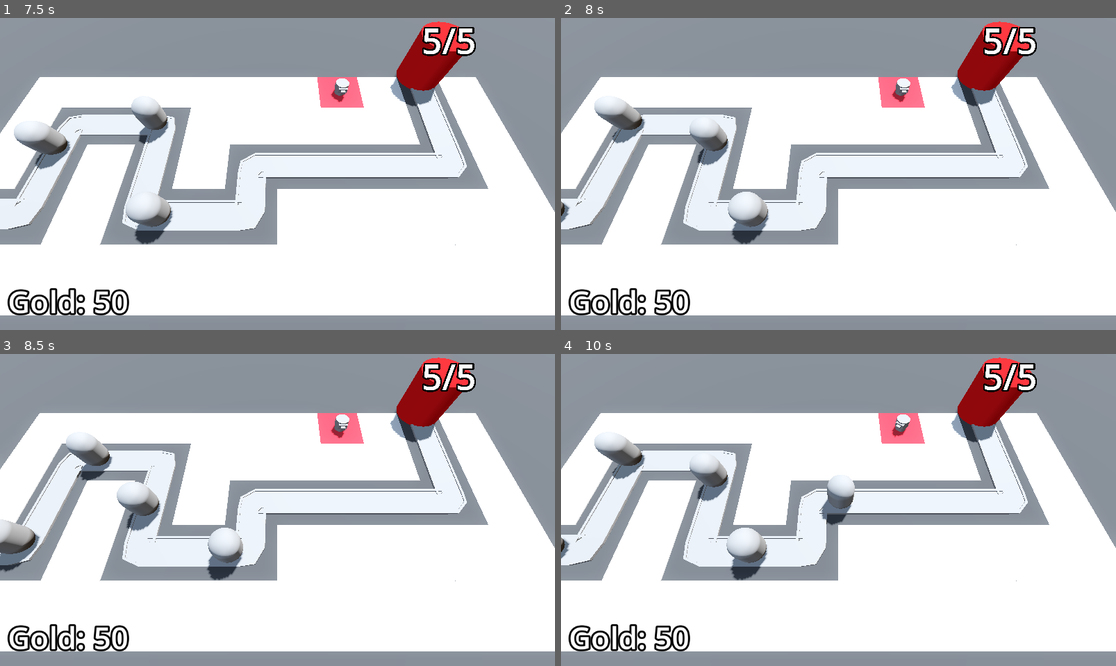
Above: before the commit, frames 1-4 (two rows, left to right).
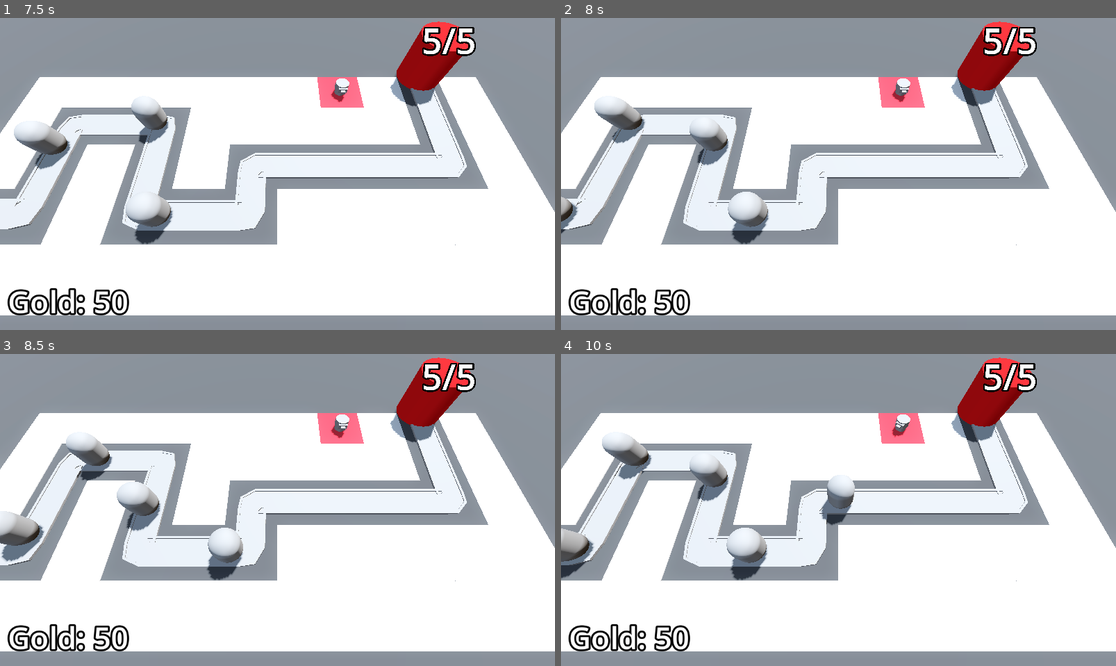
Above: after the commit, the same moments.

Repository: ecnivs/arcade
Game: Godot game, scene res://BaseLevel.tscn
Same seed, same stepped clock (60 frames per second), same inputs: the game is played once before the commit and once after it.
Inputs (mouse positions are in pixels of both pictures, inside the frame that each line leads up to):
- Up to frame 1 (7.5 s): tap Enter at 0.5 s; move the mouse to (399, 158) at 0.52 s; press the mouse at (399, 158) at 0.53 s; tap Space at 1.25 s; move the mouse to (166, 189) at 1.27 s; release the mouse at (166, 189) at 1.28 s; click (166, 189) at 1.35 s; move the mouse to (333, 105) at 2.02 s; press the mouse at (333, 105) at 2.03 s; move the mouse to (249, 236) at 2.77 s; release the mouse at (249, 236) at 2.78 s; click (249, 236) at 2.85 s; move the mouse to (444, 220) at 3.52 s; press the mouse at (444, 220) at 3.53 s; move the mouse to (111, 127) at 4.27 s; release the mouse at (111, 127) at 4.28 s; click (111, 127) at 4.35 s; move the mouse to (305, 174) at 5.02 s; press the mouse at (305, 174) at 5.03 s; move the mouse to (194, 96) at 5.77 s; release the mouse at (194, 96) at 5.78 s; click (194, 96) at 5.85 s; move the mouse to (399, 158) at 6.52 s; press the mouse at (399, 158) at 6.53 s; move the mouse to (166, 189) at 7.27 s; release the mouse at (166, 189) at 7.28 s; click (166, 189) at 7.35 s
- Up to frame 2 (8 s): no input
- Up to frame 3 (8.5 s): move the mouse to (333, 441) at 8.02 s; press the mouse at (333, 441) at 8.03 s
- Up to frame 4 (10 s): move the mouse to (810, 572) at 8.77 s; release the mouse at (810, 572) at 8.78 s; click (810, 572) at 8.85 s; move the mouse to (1005, 556) at 9.52 s; press the mouse at (1005, 556) at 9.53 s

Frame 1 is identical in both runs. In frame 2, 0.2% of the frame differs, in the area x 0-4%, y 57-70%; in frame 3, 0.8%; in frame 4, 1.2%, in the area x 0-17%, y 26-72%.

Commit message:
add adaptive spawn time

Diff:
--- a/tower-defense/BaseLevel.tscn
+++ b/tower-defense/BaseLevel.tscn
@@ -8,6 +8,8 @@
 [ext_resource type="Script" uid="uid://m6c7edhi1037" path="res://turret_manager.gd" id="5_cwwxe"]
 [ext_resource type="PackedScene" uid="uid://0vgchql5q7ct" path="res://Turret/turret.tscn" id="6_ufkdr"]
 [ext_resource type="Script" uid="uid://cmheh80ad3q0e" path="res://bank.gd" id="8_tv3th"]
+[ext_resource type="PackedScene" uid="uid://dmqs6k8gqo82b" path="res://DifficultyManager/difficulty_manager.tscn" id="9_now27"]
+[ext_resource type="Script" uid="uid://dctjchp1fkprx" path="res://DifficultyManager/difficulty_manager.gd" id="10_clh6v"]
 
 [sub_resource type="ProceduralSkyMaterial" id="ProceduralSkyMaterial_dq0bh"]
 sky_horizon_color = Color(0.66224277, 0.6717428, 0.6867428, 1)
@@ -37,6 +39,13 @@
 outline_size = 16
 outline_color = Color(0, 0, 0, 1)
 
+[sub_resource type="Curve" id="Curve_now27"]
+_limits = [0.25, 2.0, 0.0, 1.0]
+_data = [Vector2(1e-05, 2), 0.0, -1.7500175, 0, 1, Vector2(1, 0.25), -1.7500175, 0.0, 1, 0]
+point_count = 2
+metadata/_snap_enabled = true
+metadata/_snap_count = 2
+
 [node name="BaseLevel" type="Node3D"]
 
 [node name="WorldEnvironment" type="WorldEnvironment" parent="."]
@@ -64,10 +73,11 @@
 "cells": PackedInt32Array(65535, 2, 0, 65530, 65535, 0, 4, 65535, 0, 65530, 65534, 0, 65531, 65534, 0, 65532, 65534, 0, …(392 unchanged characters)…
 }
 
-[node name="EnemyPath" type="Path3D" parent="."]
+[node name="EnemyPath" type="Path3D" parent="." node_paths=PackedStringArray("difficulty_manager")]
 curve = SubResource("Curve3D_lvb7b")
 script = ExtResource("3_epnn3")
 enemy_scene = ExtResource("2_5x8ra")
+difficulty_manager = NodePath("../DifficultyManager")
 
 [node name="Road" type="CSGPolygon3D" parent="EnemyPath"]
 polygon = PackedVector2Array(-1, 0, -1, 0.1, 1, 0.1, 1, 0)
@@ -146,4 +156,10 @@
 text = "Placeholder"
 label_settings = SubResource("LabelSettings_epnn3")
 
+[node name="DifficultyManager" parent="." instance=ExtResource("9_now27")]
+script = ExtResource("10_clh6v")
+spawn_time_curve = SubResource("Curve_now27")
+
+[node name="Timer" type="Timer" parent="DifficultyManager"]
+
 [connection signal="timeout" from="EnemyPath/Timer" to="EnemyPath" method="spawn_enemy"]
--- /dev/null
+++ b/tower-defense/DifficultyManager/difficulty_manager.gd
@@ -0,0 +1,15 @@
+extends Node
+
+@export var spawn_time_curve: Curve
+@export var game_length := 30.0
+
+@onready var timer: Timer = $Timer
+
+func _ready() -> void:
+	timer.start(game_length)
+
+func game_progress_ratio() -> float:
+	return 1.0 - (timer.time_left / game_length)
+
+func get_spawn_time() -> float:
+	return spawn_time_curve.sample(game_progress_ratio())
--- /dev/null
+++ b/tower-defense/DifficultyManager/difficulty_manager.tscn
@@ -0,0 +1,3 @@
+[gd_scene format=3 uid="uid://dmqs6k8gqo82b"]
+
+[node name="DifficultyManager" type="Node"]
--- a/tower-defense/enemy_path.gd
+++ b/tower-defense/enemy_path.gd
@@ -1,7 +1,10 @@
 extends Path3D
 
 @export var enemy_scene: PackedScene
+@export var difficulty_manager: Node
+@onready var timer: Timer = $Timer
 
 func spawn_enemy() -> void:
 	var new_enemy = enemy_scene.instantiate()
 	add_child(new_enemy)
+	timer.wait_time = (difficulty_manager.get_spawn_time())
Not shown: 1 places in tower-defense/BaseLevel.tscn that only renumber resources
Not shown, added: tower-defense/DifficultyManager/difficulty_manager.gd.uid
